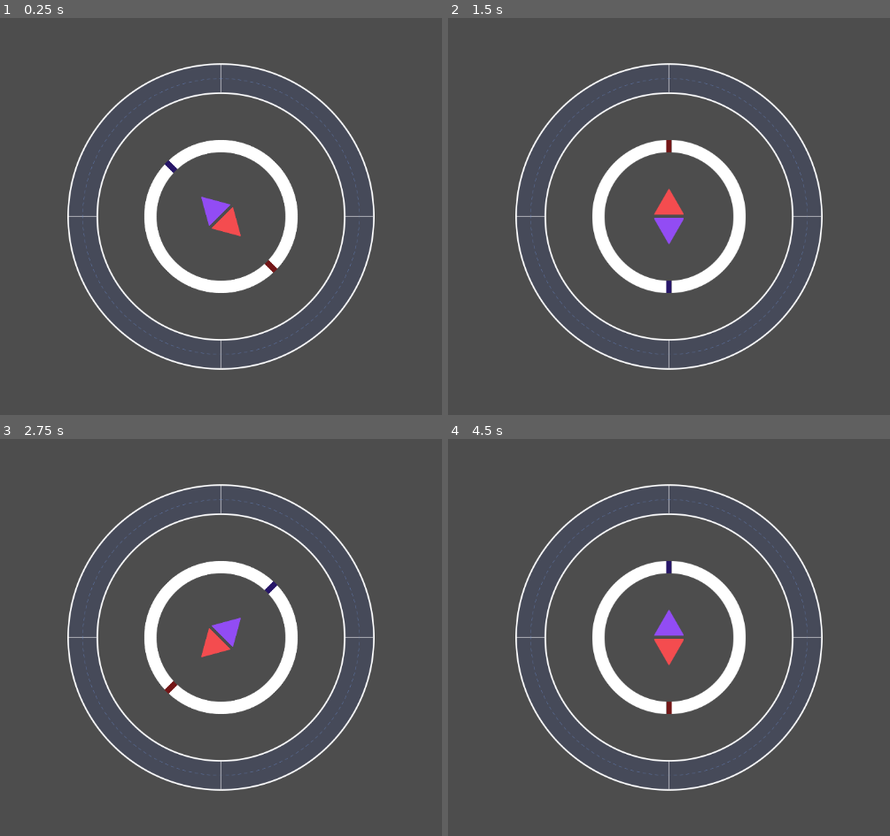
Above: before the commit, frames 1-4 (two rows, left to right).
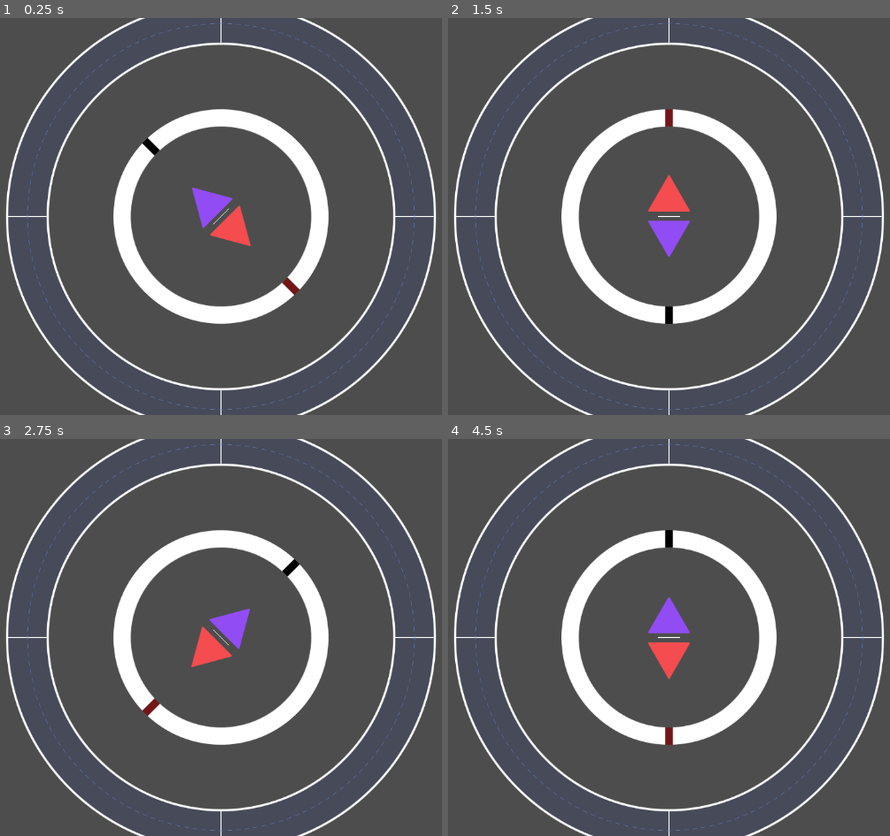
Above: after the commit, the same moments.

Repository: LovelyDream-Dev/Spin-Mania-Spinner-Component
Game: Godot game, scene res://Spinner Component/Scenes/Spinner/spinner.tscn
Same seed, same stepped clock (60 frames per second), same inputs: the game is played once before the commit and once after it.
Inputs:
- Up to frame 1 (0.25 s): no input
- Up to frame 2 (1.5 s): no input
- Up to frame 3 (2.75 s): no input
- Up to frame 4 (4.5 s): no input

The runs differ from the first frame. In frame 1, 17% of the frame differs, in the area x 1-99%, y 0-100%; in frame 2, 17%; in frame 3, 17%; in frame 4, 17%.

Commit message:
Added basic aimations for key presses.

Diff:
--- /dev/null
+++ b/Spinner Component/Scenes/Spinner/bodyfill.gdshader
@@ -0,0 +1,8 @@
+shader_type canvas_item;
+
+uniform float brightness : hint_range(0.0, 2.0) = 1.0;
+
+void fragment() {
+	vec4 textureColor = texture(TEXTURE, UV);
+	COLOR = textureColor * vec4(vec3(brightness), 1.0);
+}
--- a/Spinner Component/Scenes/Spinner/spinner.gd
+++ b/Spinner Component/Scenes/Spinner/spinner.gd
@@ -3,21 +3,39 @@
 
 @onready var subRoot:Node2D = $SubRoot
 @onready var anchor:Node2D = $SubRoot/Anchor
+
+# --- BODY ---
 @onready var body:Node2D = $SubRoot/Anchor/Body
-@onready var hitNodes:HBoxContainer = $SubRoot/Anchor/HitNodes
-@onready var hitNodeLeft:TextureRect = $SubRoot/Anchor/HitNodes/HitNodeLeft
-@onready var hitNodeRight:TextureRect = $SubRoot/Anchor/HitNodes/HitNodeRight
+@onready var bodyFillLeft:Sprite2D = $SubRoot/Anchor/Body/BodyFillLeft
+@onready var bodyFillRight:Sprite2D = $SubRoot/Anchor/Body/BodyFillRight
+
+# --- HITNODES ---
+@onready var hitNodes:Node2D = $SubRoot/Anchor/HitNodes
+@onready var hitNodeLeft:Sprite2D = $SubRoot/Anchor/HitNodes/HitNodeLeft
+@onready var hitNodeRight:Sprite2D = $SubRoot/Anchor/HitNodes/HitNodeRight
+
+# --- HITRING ---
 @onready var outerRing:Node2D = $SubRoot/OuterRing
 @onready var hitRing:Node2D = $SubRoot/HitRing
 
+# --- EXPORT VALUES ---
+@export_category("Values")
 @export var bpm:float = 120:
 	set(value):
 		bpm = value
 		on_bpm_changed(value)
 
+# --- EXPORT STRINGS ---
+@export_category("Strings")
+## The string name of the custom input binding for key 1
+@export var KEY1_INPUT_NAME:String
+## The string name of the custom input binding for key 2
+@export var KEY2_INPUT_NAME:String
+
 var secondsPerBeat:float
 var beatsPerSecond:float
 var rotationRadiansPerBeat:float
+## Fractional value of a rotation that happens in one beat
 var rotationsPerBeat:float = 0.25
 
 func _enter_tree() -> void:
@@ -29,10 +47,12 @@
 	rotationRadiansPerBeat = TAU * rotationsPerBeat
 
 func _input(_event: InputEvent) -> void:
-	pass
+	hit_node_animations()
+	body_animations()
 
 func _process(delta: float) -> void:
 	anchor.rotation += rotationRadiansPerBeat  * (delta / secondsPerBeat)
+	pass
 
 func _exit_tree() -> void:
 	pass
@@ -41,3 +61,98 @@
 func on_bpm_changed(value):
 	secondsPerBeat = 60/value
 	beatsPerSecond = value/60
+
+# Init tween variables for hit node animations
+var twLeftNode:Tween
+var twRightNode:Tween
+
+func hit_node_animations():
+	# Key 1 press
+	if Input.is_action_pressed(KEY1_INPUT_NAME):
+		if twLeftNode and twLeftNode.is_running(): twLeftNode.kill()
+		# Left node expand
+		twLeftNode = create_tween().set_ease(Tween.EASE_OUT).set_trans(Tween.TRANS_QUINT)
+		twLeftNode.tween_property(hitNodeLeft, "scale", Vector2(1.2, 1.2), 0.05)
+
+	# Key 1 release
+	if Input.is_action_just_released(KEY1_INPUT_NAME):
+		if twLeftNode and twLeftNode.is_running(): twLeftNode.kill()
+		# Left node shrink
+		twLeftNode = create_tween().set_ease(Tween.EASE_OUT).set_trans(Tween.TRANS_QUINT)
+		twLeftNode.tween_property(hitNodeLeft, "scale", Vector2(1.0, 1.0), 0.5)
+
+	# Key 2 press
+	if Input.is_action_pressed(KEY2_INPUT_NAME):
+		if twRightNode and twRightNode.is_running(): twRightNode.kill()
+
+		# Right node expand
+		twRightNode = create_tween().set_ease(Tween.EASE_OUT).set_trans(Tween.TRANS_QUINT)
+		twRightNode.tween_property(hitNodeRight, "scale", Vector2(1.2, 1.2), 0.05)
+
+	# Key 2 release
+	if Input.is_action_just_released(KEY2_INPUT_NAME):
+		if twRightNode and twRightNode.is_running(): twRightNode.kill()
+
+		# Right node shrink
+		twRightNode = create_tween().set_ease(Tween.EASE_OUT).set_trans(Tween.TRANS_QUINT)
+		twRightNode.tween_property(hitNodeRight, "scale", Vector2(1.0, 1.0), 0.5)
+
+# Init tween variables for body animations
+var twBody:Tween
+var twLeftBody:Tween
+var twRightBody:Tween
+
+func body_animations():
+	# Key 1 and key 2 press
+	if Input.is_action_pressed(KEY1_INPUT_NAME) or Input.is_action_pressed(KEY2_INPUT_NAME):
+		if twBody and twBody.is_running(): twBody.kill()
+
+		# Body Expand
+		twBody = create_tween().set_ease(Tween.EASE_OUT).set_trans(Tween.TRANS_QUINT)
+		twBody.tween_property(body, "scale", Vector2(1.05, 1.05), 0.05)
+
+	# Shader materials
+	var matLeft = bodyFillLeft.material
+	var matRight = bodyFillRight.material
+
+	# Key 1 press
+	if Input.is_action_just_pressed(KEY1_INPUT_NAME):
+		if twLeftBody and twLeftBody.is_running(): twLeftBody.kill()
+
+		# Body left flash
+		twLeftBody = create_tween().set_ease(Tween.EASE_OUT).set_trans(Tween.TRANS_QUINT)
+		twLeftBody.tween_property(matLeft, "shader_parameter/brightness", 1.5, 0.05)
+
+	# Key 1 release
+	if Input.is_action_just_released(KEY1_INPUT_NAME):
+		if twBody and twBody.is_running(): twBody.kill()
+		if twLeftBody and twLeftBody.is_running(): twLeftBody.kill()
+
+		# Body left dim
+		twLeftBody = create_tween().set_ease(Tween.EASE_OUT).set_trans(Tween.TRANS_QUINT)
+		twLeftBody.tween_property(matLeft, "shader_parameter/brightness", 1.0, 0.1)
+
+		# Body shrink
+		twBody = create_tween().set_ease(Tween.EASE_OUT).set_trans(Tween.TRANS_QUINT)
+		twBody.tween_property(body, "scale", Vector2(1.0, 1.0), 0.5)
+
+	# Key 2 press
+	if Input.is_action_just_pressed(KEY2_INPUT_NAME):
+		if twRightBody and twRightBody.is_running(): twRightBody.kill()
+
+		# Body right flash
+		twRightBody = create_tween().set_ease(Tween.EASE_OUT).set_trans(Tween.TRANS_QUINT)
+		twRightBody.tween_property(matRight, "shader_parameter/brightness", 1.5, 0.05)
+
+	# Key 2 release
+	if Input.is_action_just_released(KEY2_INPUT_NAME):
+		if twBody and twBody.is_running(): twBody.kill()
+		if twRightBody and twRightBody.is_running(): twRightBody.kill()
+
+		# Body right dim
+		twRightBody = create_tween().set_ease(Tween.EASE_OUT).set_trans(Tween.TRANS_QUINT)
+		twRightBody.tween_property(matRight, "shader_parameter/brightness", 1.0, 0.1)
+
+		# Body Shrink
+		twBody = create_tween().set_ease(Tween.EASE_OUT).set_trans(Tween.TRANS_QUINT)
+		twBody.tween_property(body, "scale", Vector2(1.0, 1.0), 0.5)
--- a/Spinner Component/Scenes/Spinner/spinner.tscn
+++ b/Spinner Component/Scenes/Spinner/spinner.tscn
@@ -10,12 +10,45 @@
 [ext_resource type="Texture2D" uid="uid://sfscdi1uubbd" path="res://Spinner Component/Default Images/Hit-Ring-Area-Body.png" id="7_oohy3"]
 [ext_resource type="Texture2D" uid="uid://ctbkhxnr48m0x" path="res://Spinner Component/Default Images/Detail-Line.png" id="8_cg6s7"]
 [ext_resource type="Texture2D" uid="uid://b2erbxo8ogs38" path="res://Spinner Component/Default Images/Hit-Ring.png" id="8_jckkb"]
+[ext_resource type="Texture2D" uid="uid://bkl50tp08xlaw" path="res://Spinner Component/Default Images/Node-Divider.png" id="11_lxa6x"]
+
+[sub_resource type="Shader" id="Shader_lxa6x"]
+code = "shader_type canvas_item;
+
+uniform float brightness : hint_range(0.0, 2.0) = 1.0;
+
+void fragment() {
+	vec4 textureColor = texture(TEXTURE, UV);
+	COLOR = textureColor * vec4(vec3(brightness), 1.0);
+}
+"
+
+[sub_resource type="ShaderMaterial" id="ShaderMaterial_2pbpi"]
+shader = SubResource("Shader_lxa6x")
+shader_parameter/brightness = 0.0
+
+[sub_resource type="Shader" id="Shader_c56w7"]
+code = "shader_type canvas_item;
+
+uniform float brightness : hint_range(0.0, 2.0) = 1.0;
+
+void fragment() {
+	vec4 textureColor = texture(TEXTURE, UV);
+	COLOR = textureColor * vec4(vec3(brightness), 1.0);
+}
+"
+
+[sub_resource type="ShaderMaterial" id="ShaderMaterial_mq1n8"]
+shader = SubResource("Shader_c56w7")
+shader_parameter/brightness = 1.0
 
 [node name="Spinner" type="Node2D"]
 script = ExtResource("1_wlxnq")
+KEY1_INPUT_NAME = "KEY1"
+KEY2_INPUT_NAME = "KEY2"
 
 [node name="SubRoot" type="Node2D" parent="."]
-scale = Vector2(0.5, 0.5)
+scale = Vector2(0.7, 0.7)
 
 [node name="OuterRing" type="Node2D" parent="SubRoot"]
 
@@ -53,10 +86,12 @@
 [node name="Body" type="Node2D" parent="SubRoot/Anchor"]
 
 [node name="BodyFillLeft" type="Sprite2D" parent="SubRoot/Anchor/Body"]
+material = SubResource("ShaderMaterial_2pbpi")
 position = Vector2(-230, 0)
 texture = ExtResource("1_tgduj")
 
 [node name="BodyFillRight" type="Sprite2D" parent="SubRoot/Anchor/Body"]
+material = SubResource("ShaderMaterial_mq1n8")
 position = Vector2(230, 0)
 rotation = -3.1415925
 texture = ExtResource("2_2i3hg")
@@ -64,26 +99,17 @@
 [node name="BodySprite" type="Sprite2D" parent="SubRoot/Anchor/Body"]
 texture = ExtResource("3_oohy3")
 
-[node name="HitNodes" type="HBoxContainer" parent="SubRoot/Anchor"]
-anchors_preset = 8
-anchor_left = 0.5
-anchor_top = 0.5
-anchor_right = 0.5
-anchor_bottom = 0.5
-offset_left = -87.0
-offset_top = -49.0
-offset_right = 87.0
-offset_bottom = 49.0
-grow_horizontal = 2
-grow_vertical = 2
-theme_override_constants/separation = 10
+[node name="HitNodes" type="Node2D" parent="SubRoot/Anchor"]
 
-[node name="HitNodeLeft" type="TextureRect" parent="SubRoot/Anchor/HitNodes"]
-layout_mode = 2
+[node name="HitNodeLeft" type="Sprite2D" parent="SubRoot/Anchor/HitNodes"]
+position = Vector2(-52, 0)
 texture = ExtResource("4_jckkb")
 
-[node name="HitNodeRight" type="TextureRect" parent="SubRoot/Anchor/HitNodes"]
-layout_mode = 2
+[node name="HitNodeRight" type="Sprite2D" parent="SubRoot/Anchor/HitNodes"]
+position = Vector2(54, 0)
 texture = ExtResource("5_cg6s7")
 
+[node name="NodeDivider" type="Sprite2D" parent="SubRoot/Anchor/HitNodes"]
+texture = ExtResource("11_lxa6x")
+
 [node name="Camera2D" type="Camera2D" parent="."]
--- a/project.godot
+++ b/project.godot
@@ -13,7 +13,21 @@
 config/name="Spinner"
 run/main_scene="uid://7mgaervmad11"
 config/features=PackedStringArray("4.5", "GL Compatibility")
-config/icon="res://icon.svg"
+
+[input]
+
+KEY1={
+"deadzone": 0.2,
+"events": [Object(InputEventKey,"resource_local_to_scene":false,"resource_name":"","device":-1,"window_id":0,"alt_pressed":false,"shift_pressed":false,"ctrl_pressed":false,"meta_pressed":false,"pressed":false,"keycode":0,"physical_keycode":70,"key_label":0,"unicode":102,"location":0,"echo":false,"script":null)
+, Object(InputEventKey,"resource_local_to_scene":false,"resource_name":"","device":-1,"window_id":0,"alt_pressed":false,"shift_pressed":false,"ctrl_pressed":false,"meta_pressed":false,"pressed":false,"keycode":0,"physical_keycode":71,"key_label":0,"unicode":103,"location":0,"echo":false,"script":null)
+]
+}
+KEY2={
+"deadzone": 0.2,
+"events": [Object(InputEventKey,"resource_local_to_scene":false,"resource_name":"","device":-1,"window_id":0,"alt_pressed":false,"shift_pressed":false,"ctrl_pressed":false,"meta_pressed":false,"pressed":false,"keycode":0,"physical_keycode":74,"key_label":0,"unicode":106,"location":0,"echo":false,"script":null)
+, Object(InputEventKey,"resource_local_to_scene":false,"resource_name":"","device":-1,"window_id":0,"alt_pressed":false,"shift_pressed":false,"ctrl_pressed":false,"meta_pressed":false,"pressed":false,"keycode":0,"physical_keycode":75,"key_label":0,"unicode":107,"location":0,"echo":false,"script":null)
+]
+}
 
 [rendering]
 
Binary file added: Spinner Component/Default Images/Node-Divider.png
Not shown, added: Spinner Component/Default Images/Node-Divider.png.import
Not shown, added: Spinner Component/Scenes/Spinner/bodyfill.gdshader.uid
Not shown: 1 places in Spinner Component/Scenes/Spinner/spinner.tscn that only renumber resources
